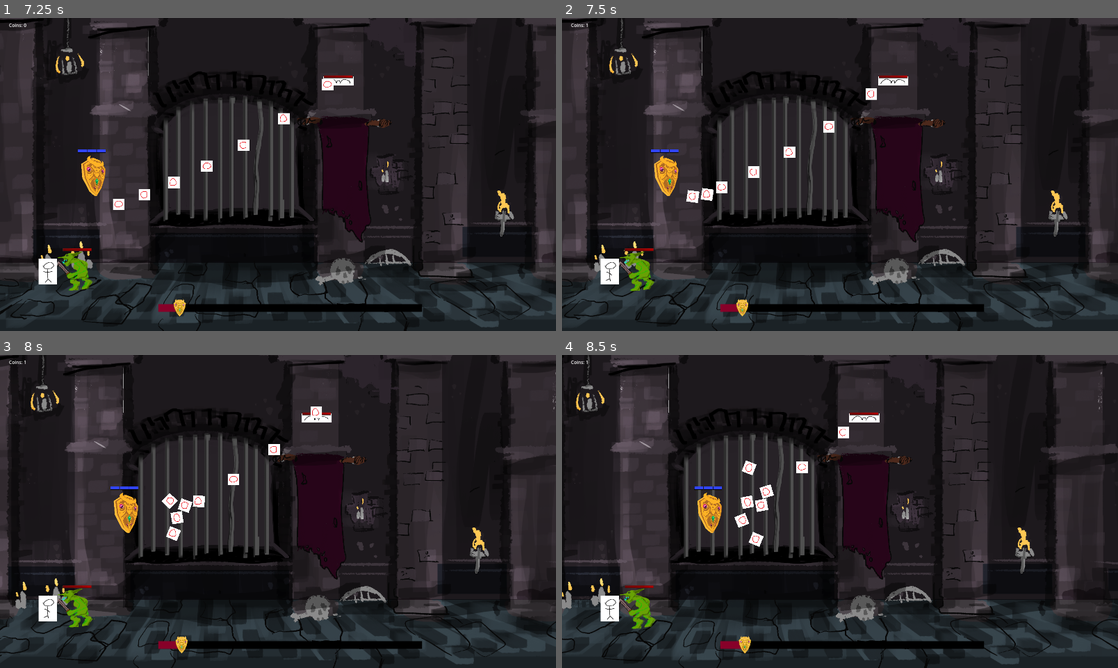
Above: before the commit, frames 1-4 (two rows, left to right).
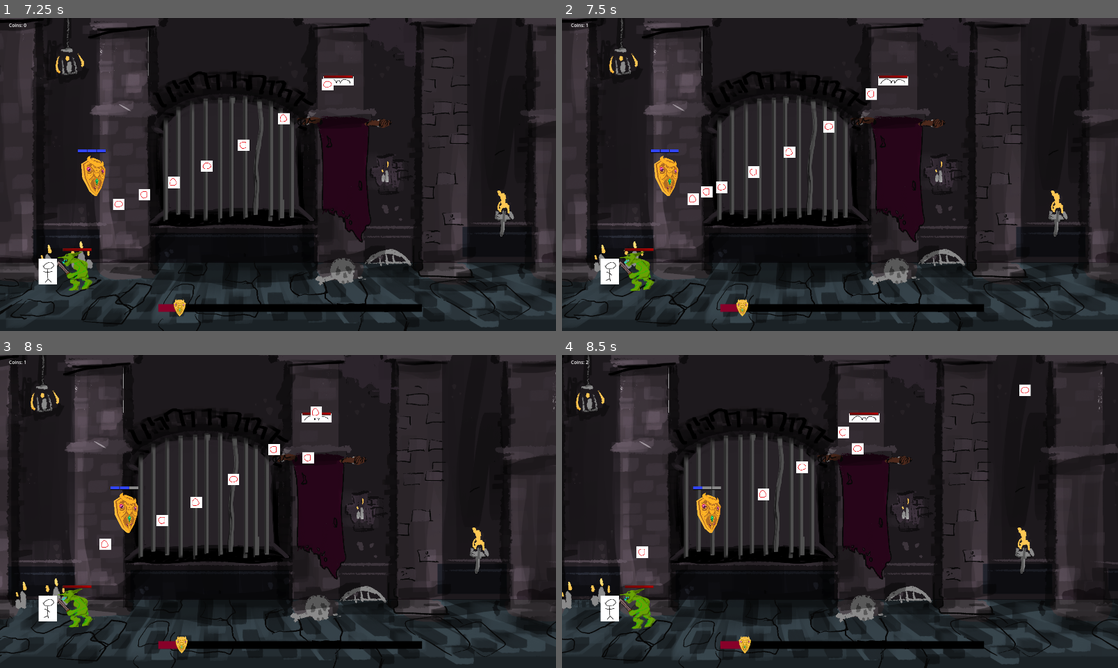
Above: after the commit, the same moments.

Repository: Cookie-Tin-Studios/Heroes-Shield
Game: Godot game, scene res://scenes/menu/main_menu.tscn
Two runs of this game, one before a commit and one after it. Both use one fixed random seed, a clock stepped at 60 frames per second and the inputs below.
Inputs (mouse positions are in pixels of both pictures, inside the frame that each line leads up to):
- Up to frame 1 (7.25 s): click "New Game" at 0.5 s; move the mouse to (250, 237) at 1.27 s; hold Up (ui_up) 1.28-2.78 s; click (250, 237) at 1.35 s; move the mouse to (444, 221) at 2.02 s; click (444, 221) at 2.1 s; move the mouse to (111, 127) at 2.77 s; hold Left (ui_left) 2.78-4.28 s; click (111, 127) at 2.85 s; move the mouse to (305, 174) at 3.52 s; click (305, 174) at 3.6 s; move the mouse to (194, 96) at 4.27 s; hold Down (ui_down) 4.28-5.03 s; click (194, 96) at 4.35 s; move the mouse to (400, 158) at 5.02 s; hold Right (ui_right) 5.03-5.78 s; click (400, 158) at 5.1 s; move the mouse to (166, 190) at 5.77 s; hold Up (ui_up) 5.78-6.53 s; click (166, 190) at 5.85 s; move the mouse to (333, 105) at 6.52 s; hold Right (ui_right) from 6.53 s (still down); click (333, 105) at 6.6 s
- Up to frame 2 (7.5 s): keep holding Right (ui_right); move the mouse to (812, 237) at 7.27 s; click (812, 237) at 7.35 s
- Up to frame 3 (8 s): keep holding Right (ui_right)
- Up to frame 4 (8.5 s): keep holding Right (ui_right); move the mouse to (1006, 558) at 8.02 s; click (1006, 558) at 8.1 s

Frame 1 is identical in both runs. In frame 2, 0.1% of the frame differs, in the area x 22-28%, y 53-60%; in frame 3, 0.6%; in frame 4, 1.0%, in the area x 4-85%, y 1-65%.

Commit message:
better parry

Diff:
--- a/project.godot
+++ b/project.godot
@@ -92,6 +92,11 @@
 ]
 }
 
+[layer_names]
+
+2d_physics/layer_1="Shield / Idiot"
+2d_physics/layer_3="Enemies"
+
 [rendering]
 
 renderer/rendering_method="gl_compatibility"
--- a/scripts/mobs/mob_base.gd
+++ b/scripts/mobs/mob_base.gd
@@ -1,6 +1,6 @@
 extends RigidBody2D
 
-@export var max_health: float = 3
+@export var max_health: float = 1
 @export var movement_speed: float = -100.0
 
 var health: float = max_health  # Current health
--- a/scripts/mobs/mob_bat.gd
+++ b/scripts/mobs/mob_bat.gd
@@ -11,7 +11,6 @@
 
 func _ready() -> void:
 	super._ready()
-
 	# Connect the global tick signal so the bat shoots projectiles periodically.
 	global_tick.timeout.connect(_on_tick)
 
--- a/scripts/projectile.gd
+++ b/scripts/projectile.gd
@@ -17,7 +17,7 @@
 # Handles collision detection and damage application.
 func _on_body_entered(body: Node) -> void:
 	# Check if the collided body is a CharacterBody2D (e.g., Idiot_hero or Shield).
-	if body is CharacterBody2D:
+	if body is CharacterBody2D or body is RigidBody2D:
 		# If the collided body has a take_damage method, deal damage to it.
 		if body.has_method("take_damage"):
 			body.take_damage(damage)  # Apply damage to the target.
--- a/scripts/shield/shield_health.gd
+++ b/scripts/shield/shield_health.gd
@@ -111,6 +111,12 @@
 func deflect_projectile(projectile: RigidBody2D) -> void:
 	# Set the parry variable to true, so we know it's been parried.
 	projectile.parried = true
+	# Disable layers for player collisions
+	projectile.set_collision_layer_value(1, false)
+	projectile.set_collision_mask_value(1, false)
+	# Change layer to match mobs (3)
+	projectile.set_collision_layer_value(3, true)
+	projectile.set_collision_mask_value(3, true)
 	# Eventually, we should make it such that parried projectiles fly straight away from the center of the shield.
 	projectile.linear_velocity = -projectile.linear_velocity
 	# Make it fast as fuck, for the fans.
